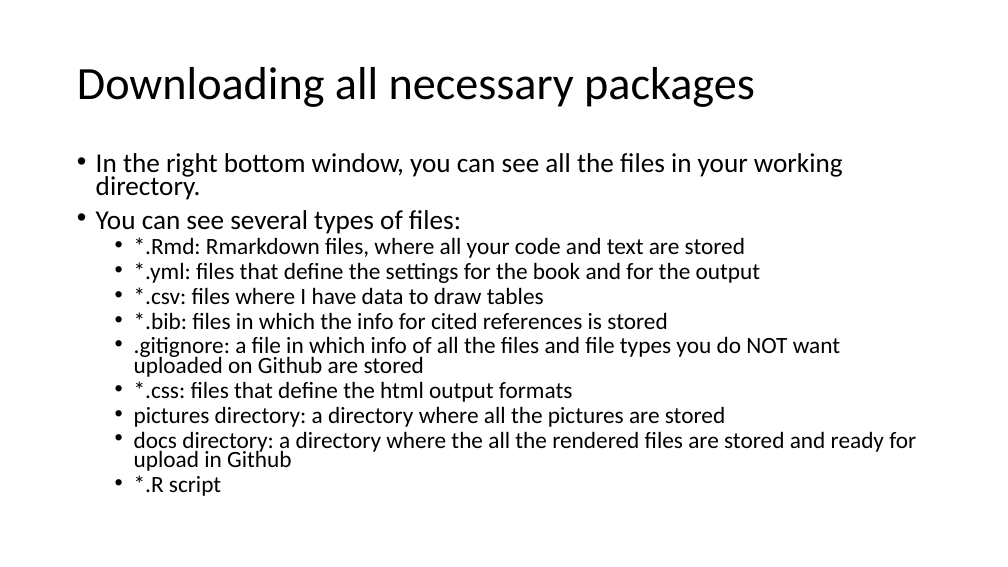
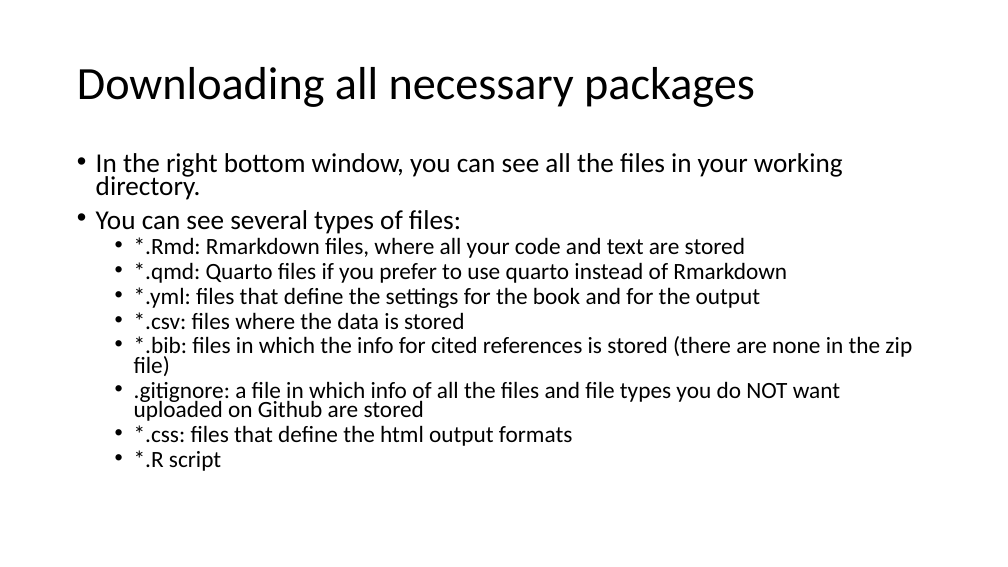
Before and after one commit to francoisbirgand/QClab587, a slide deck: slide 28 of BAE587-QCHmk5-usingR.pptx (slide 29 before the commit). Drawn at 1008x567 pixels with LibreOffice and Linux fonts; fonts in the diff are those of the drawing. Boxes give left, top, right and bottom in pixels: in the first picture for what was removed or moved away, otherwise in the second. Text is boxed around its words. In the diff, an @@ line names an element or a change of style, - is before the commit and + after.

```diff
--- a/BAE587-QCHmk5-usingR.pptx
+++ b/BAE587-QCHmk5-usingR.pptx
@@ text at bbox=[134, 262, 787, 283]: paragraph added @@
+  • *.qmd: Quarto files if you prefer to use quarto instead of Rmarkdown
@@ text at bbox=[134, 312, 912, 376]: text changed @@
-  • *.csv: files where I have data to draw tables
-  • *.bib: files in which the info for cited references is stored
+  • *.csv: files where the data is stored
+  • *.bib: files in which the info for cited references is stored (there are none in the zip file)
@@ text at bbox=[134, 406, 916, 471]: paragraphs removed @@
-  • pictures directory: a directory where all the pictures are stored
-  • docs directory: a directory where the all the rendered files are stored and ready for upload in Github
```
Also in this commit, not shown: 6 other slides changed, 3 slides added, 4 slides removed, 3 other files.
